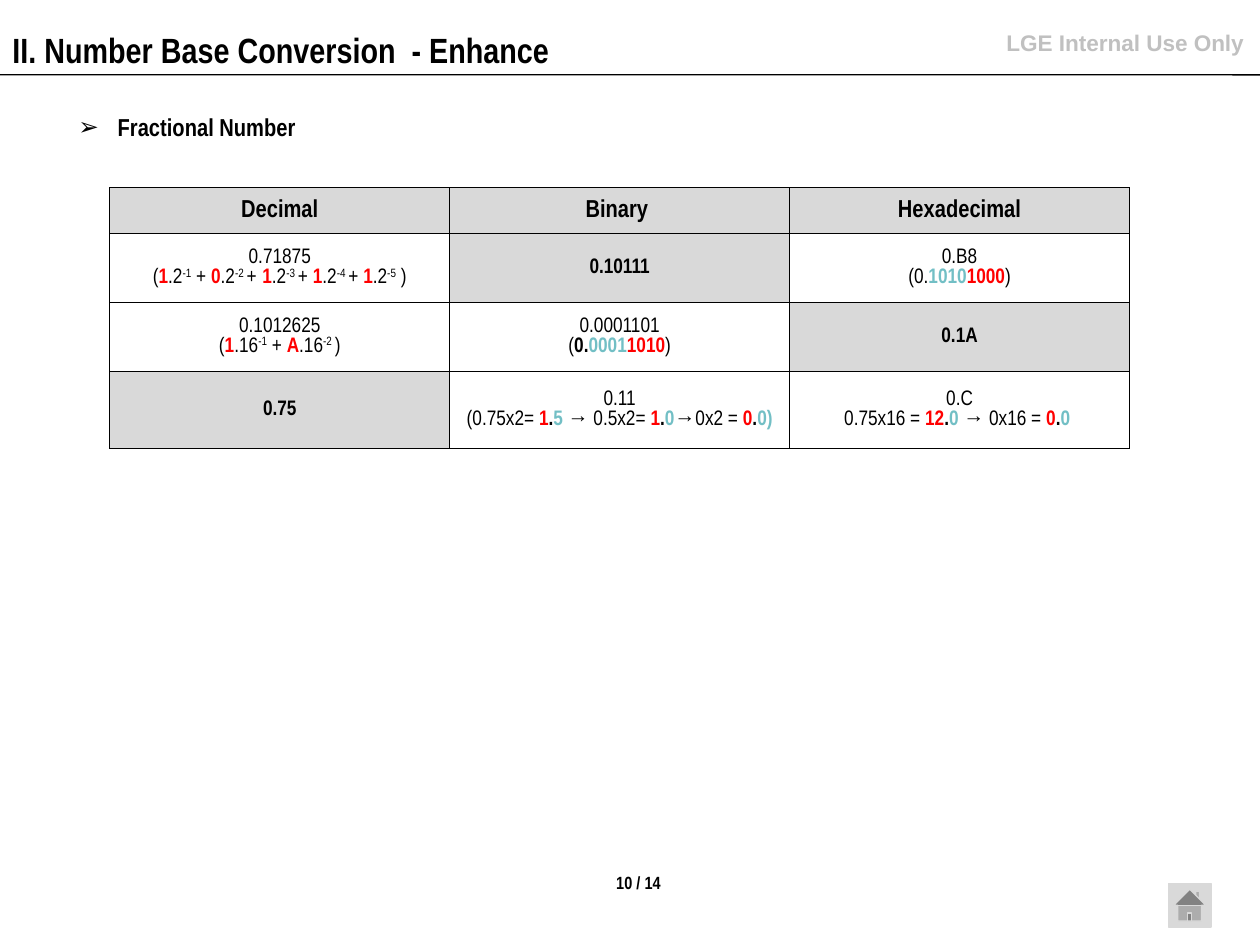
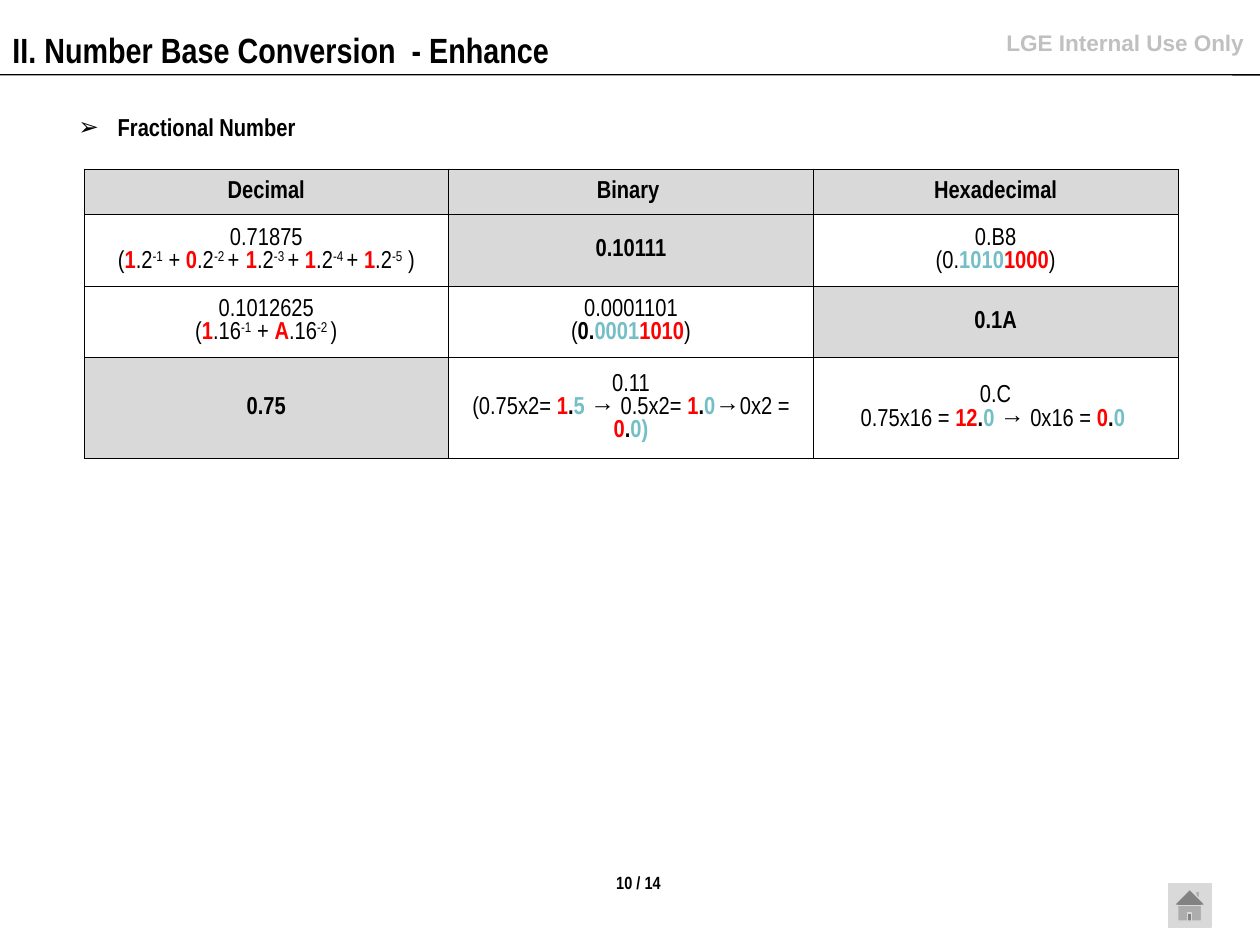
Before and after one commit to daoxuantruong/Demo, a slide deck: slide 11 of Numberic and conversion.pptx. Drawn at 1260x945 pixels with LibreOffice and Linux fonts; fonts in the diff are those of the drawing. Boxes give left, top, right and bottom in pixels: in the first picture for what was removed or moved away, otherwise in the second. Text is boxed around its words. In the diff, an @@ line names an element or a change of style, - is before the commit and + after.

```diff
--- a/Numberic and conversion.pptx
+++ b/Numberic and conversion.pptx
@@ table at (84,169,1177,459) @@
@@ size 12 to 14 pt in "0.71875", "(1.2-1 + 0.2-2 + 1.2-3 + 1.2-4 ...", "0.10111", "0.B8" and 11 more places @@
@@ table: place and size @@
-table at (110,188,1130,449)
+table at (84,169,1177,459)
```
Also in this commit, not shown: 2 other slides changed.
